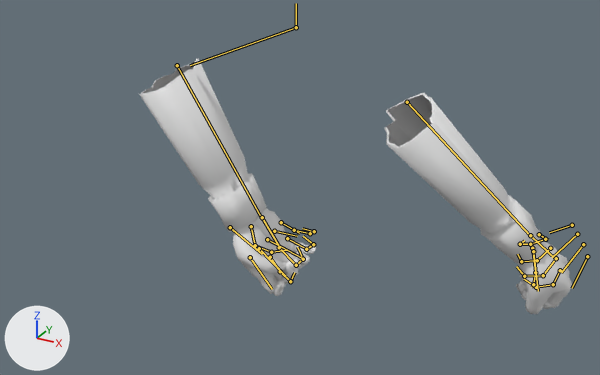
A saved change to the FBX model Editor/Editor/EditorContent/Models/Arm_Animation.fbx.
Camera for both pictures: a 50 mm lens placed at (0.0343, -0.0594, 0.016), pointed at (0.002, -0.0009, -0.0133). Arrows for +X, +Y and +Z are at lower left; the lights stay in place. Both versions are drawn at frame 9 of the action 'Machete_Attack'; the numbers are the values there. The bones that bend it are drawn over the model as lines.

The first picture shows 'Arm_001'.
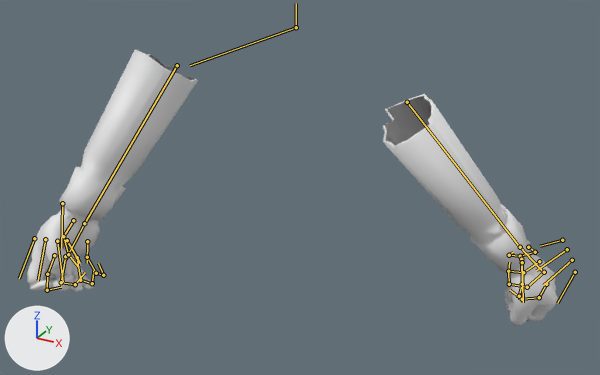
Boxes [x1, y1, x2, y2] around the edits, measured in the pictures (600 x 375 px):
'Arm_001', posed (22% wider, 9% taller): before [139, 59, 573, 314]; after [27, 49, 558, 326]
bone 'forearm_L', root to tip: before (407, 102) to (530, 236); after (407, 102) to (520, 247)
bone 'ring1_L', root to tip: before (550, 248) to (537, 260); after (539, 261) to (523, 272)
bone 'ring3_L', root to tip: before (521, 261) to (517, 254); after (508, 271) to (509, 262)
bone 'middle1_L', root to tip: before (556, 258) to (543, 275); after (544, 272) to (527, 287)
bone 'middle2_L', root to tip: before (543, 275) to (524, 276); after (527, 287) to (509, 284)
bone 'middle3_L', root to tip: before (524, 276) to (516, 266); after (509, 284) to (508, 272)
bone 'forearm_R', root to tip: before (177, 65) to (261, 218); after (177, 65) to (84, 223)

The change in detail:
Bone 'forearm_L' (bone_forearm_l) turns from (-29, -5, 37) to (-26, -5, 33) degrees about its own x, y and z.
Bone 'ring1_L' (bone_ring1_l) turns from (0, 0, -64) to (0, 0, -69) degrees about its own x, y and z.
Bone 'ring3_L' (bone_ring3_l) turns from (0, 0, -64) to (0, 0, -69) degrees about its own x, y and z.
Bone 'middle1_L' (bone_middle1_l) turns from (0, 0, -63) to (0, 0, -69) degrees about its own x, y and z.
Bone 'middle2_L' (bone_middle2_l) turns from (0, 0, -63) to (0, 0, -69) degrees about its own x, y and z.
Bone 'middle3_L' (bone_middle3_l) turns from (0, 0, -63) to (0, 0, -69) degrees about its own x, y and z.
Bone 'forearm_R' (bone_forearm_r) turns from (-12, 10, 21) to (28, 6, -20) degrees about its own x, y and z.
